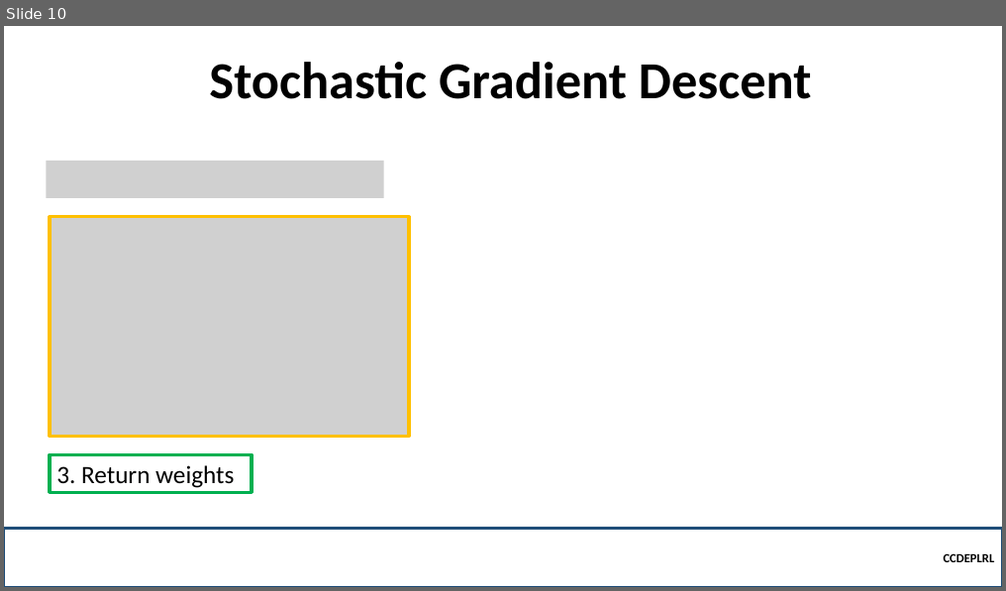
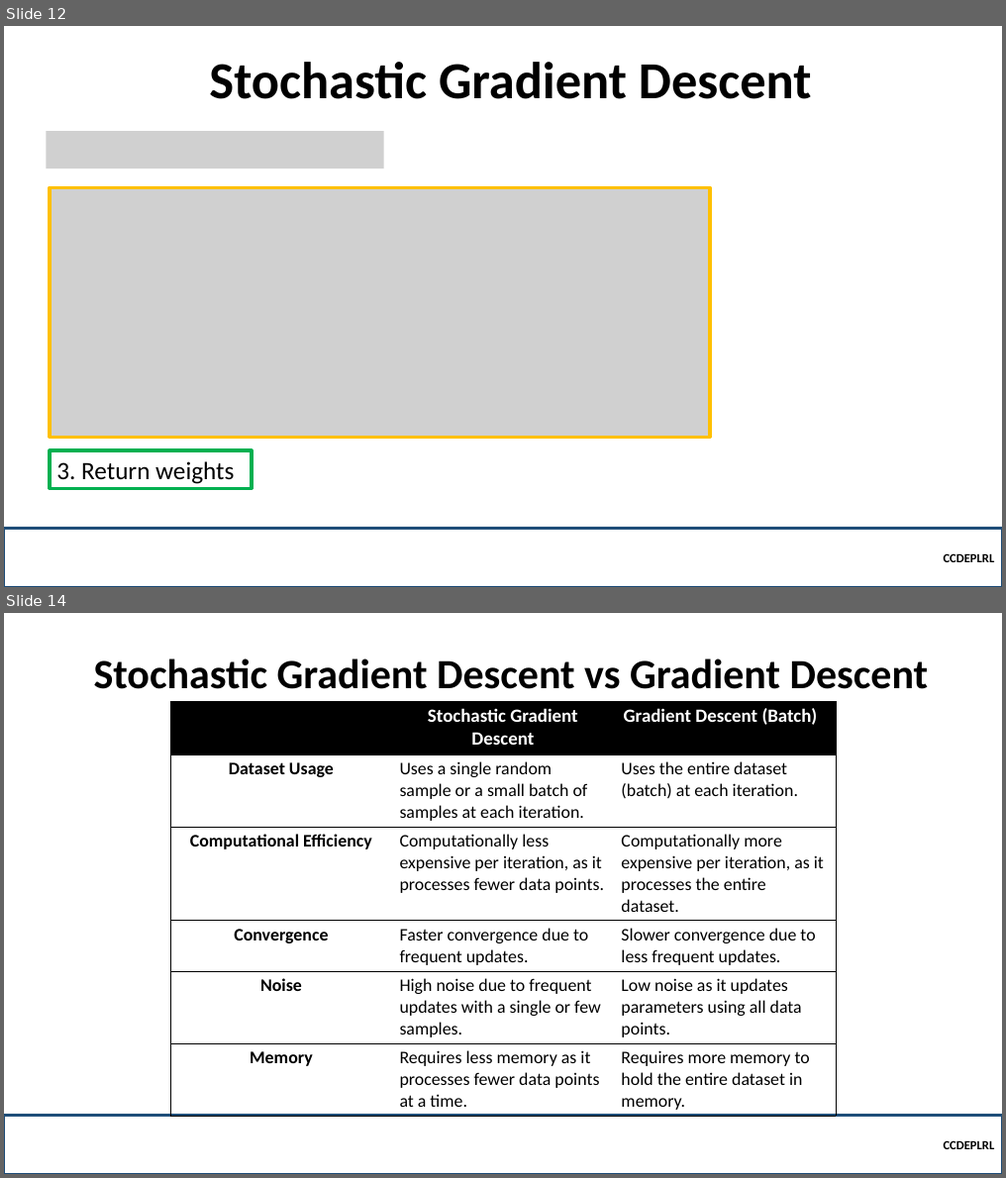
Before and after one commit to robitussin/CCDEPLRL, a slide deck: Week 3 - Neural Networks in Practice/Mini-Batches.pptx. Shown one above the other, each under a label of ours: slide 10 before the commit, slides 12 and 14 after it; the slides between them are not shown. The pictures are 1006x591 and 1006x1178 pixels, drawn with LibreOffice and Linux fonts; fonts in the diff are those of the drawing; grey boxes stand for pictures; background and template pictures are left out. Boxes give left, top, right and bottom in pixels: in the first picture for what was removed or moved away, otherwise in the second. Text is boxed around its words. In the diff, an @@ line names an element or a change of style, - is before the commit and + after.

```diff
--- a/Week 3 - Neural Networks in Practice/Mini-Batches.pptx
+++ b/Week 3 - Neural Networks in Practice/Mini-Batches.pptx
@@ slide 14 added at bbox=[4, 613, 1002, 1174], background picture (left out) @@
@@ title added at bbox=[94, 659, 929, 689], 40 pt, text #000000, bold @@
+Stochastic Gradient Descent vs Gradient Descent
@@ table added at bbox=[170, 701, 835, 1114], 6 rows, 3 columns @@
+ | Stochastic Gradient Descent | Gradient Descent (Batch)
+Dataset Usage | Uses a single random sample or a small batch of samples at each iteration. | Uses the entire dataset (batch) at each iteration.
+Computational Efficiency | Computationally less expensive per iteration, as it processes fewer data points. | Computationally more expensive per iteration, as it processes the entire dataset.
+Convergence | Faster convergence due to frequent updates. | Slower convergence due to less frequent updates.
+Noise | High noise due to frequent updates with a single or few samples. | Low noise as it updates parameters using all data points.
+Memory | Requires less memory as it processes fewer data points at a time. | Requires more memory to hold the entire dataset in memory.
@@ rectangle added at bbox=[4, 1115, 1002, 1174], outline #1F4E79 2.25 pt, 12 pt, text #000000, bold @@
+CCDEPLRL
@@ what was slide 10 is now slide 12 @@
@@ slide 12 changed as well @@
@@ picture added at bbox=[46, 131, 384, 169] @@
@@ picture removed at bbox=[46, 161, 384, 198] @@
@@ picture: place and size @@
-picture at bbox=[50, 217, 409, 436]
+picture at bbox=[50, 187, 710, 437]
@@ rectangle "3. Return weights": place and size @@
-rectangle "3. Return weights" at bbox=[50, 455, 252, 492]
+rectangle "3. Return weights" at bbox=[50, 452, 252, 488]
```
Also in this commit, not shown: 8 other slides changed, 6 other slides added, 1 other file.
